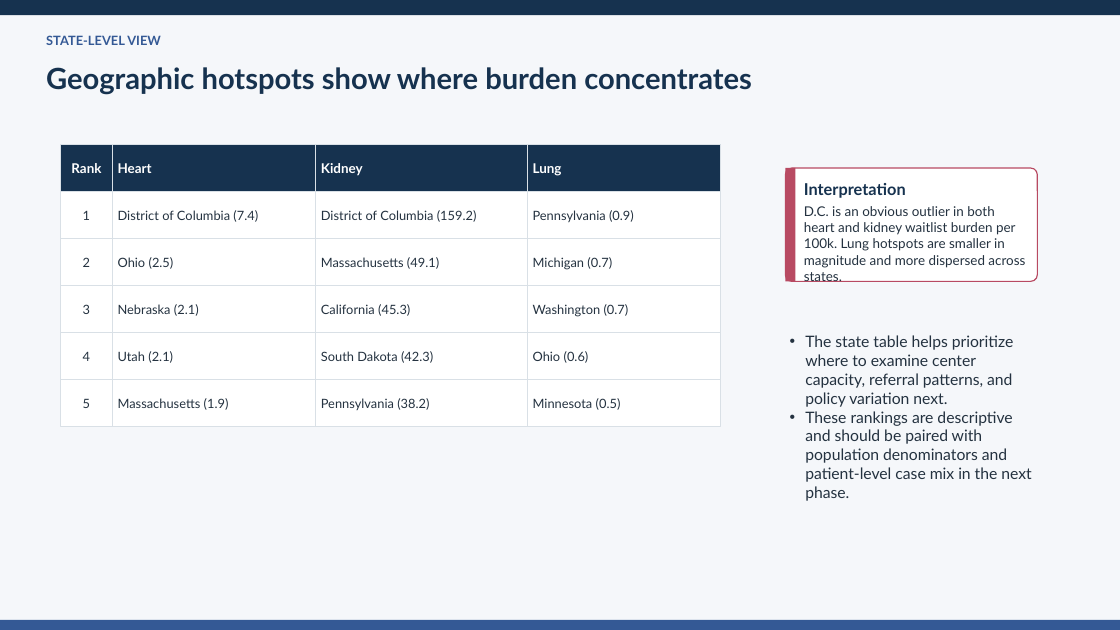
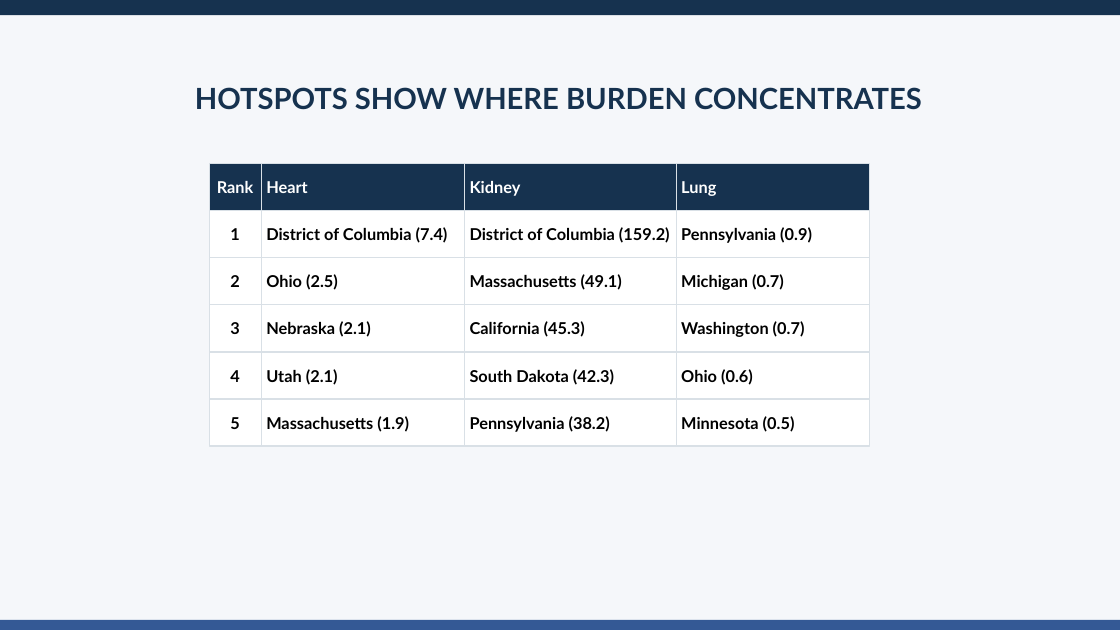
Before and after one commit to ansonrk/Capstone-DA16, a slide deck: slide 16 of DASHBOARD/transplant_equity_capstone_MVP.pptx (slide 15 before the commit). Drawn at 1120x630 pixels with LibreOffice and Linux fonts; fonts in the diff are those of the drawing. Boxes give left, top, right and bottom in pixels: in the first picture for what was removed or moved away, otherwise in the second. Text is boxed around its words. In the diff, an @@ line names an element or a change of style, - is before the commit and + after.

```diff
--- a/DASHBOARD/transplant_equity_capstone_MVP.pptx
+++ b/DASHBOARD/transplant_equity_capstone_MVP.pptx
@@ text removed at (46, 35, 161, 45) @@
-STATE-LEVEL VIEW
@@ text at (195, 87, 922, 110): text changed @@
-Geographic hotspots show where burden concentrates
+HOTSPOTS SHOW WHERE BURDEN CONCENTRATES
@@ size 11.5 to 14 pt in 4 elements at (217, 181, 254, 193), (266, 181, 308, 193), (470, 181, 521, 196), (681, 181, 716, 196) @@
@@ rounded rectangle removed at (786, 168, 1038, 281) @@
@@ rectangle removed at (786, 168, 796, 281) @@
@@ text removed at (804, 183, 906, 198) @@
-Interpretation
@@ text removed at (804, 206, 1025, 282) @@
-D.C. is an obvious outlier in both heart and kidney waitlist burden per 100k. Lung hotspots are smaller in magnitude and more dispersed across states.
@@ text removed at (805, 335, 1031, 501) @@
-• The state table helps prioritize where to examine center capacity, referral patterns, and policy variation next.
-• These rankings are descriptive and should be paired with population denominators and patient-level case mix in the next phase.
@@ size 11 to 14 pt, text colour #243240 to #000000, bold on in 20 elements at (681, 416, 795, 432), (230, 228, 239, 240), (266, 227, 448, 243), (470, 227, 670, 243), (681, 227, 812, 243), (230, 275, 239, 287), (266, 274, 338, 290), (470, 274, 622, 290), (681, 274, 784, 290), (230, 322, 239, 334), (266, 321, 371, 337), (470, 321, 585, 337), (681, 321, 805, 337), (230, 370, 239, 382), (266, 369, 338, 385), (470, 369, 614, 385), (681, 369, 753, 385), (230, 417, 239, 429), (266, 416, 409, 432), (470, 416, 610, 432) @@
@@ 24 texts, 24 rectangles: place and size @@
-24 texts, 24 rectangles at (60, 145, 721, 427)
+24 texts, 24 rectangles at (209, 164, 870, 446)
```
Also in this commit, not shown: 14 other slides changed, 6 slides added, 3 slides removed, 1 other file.
